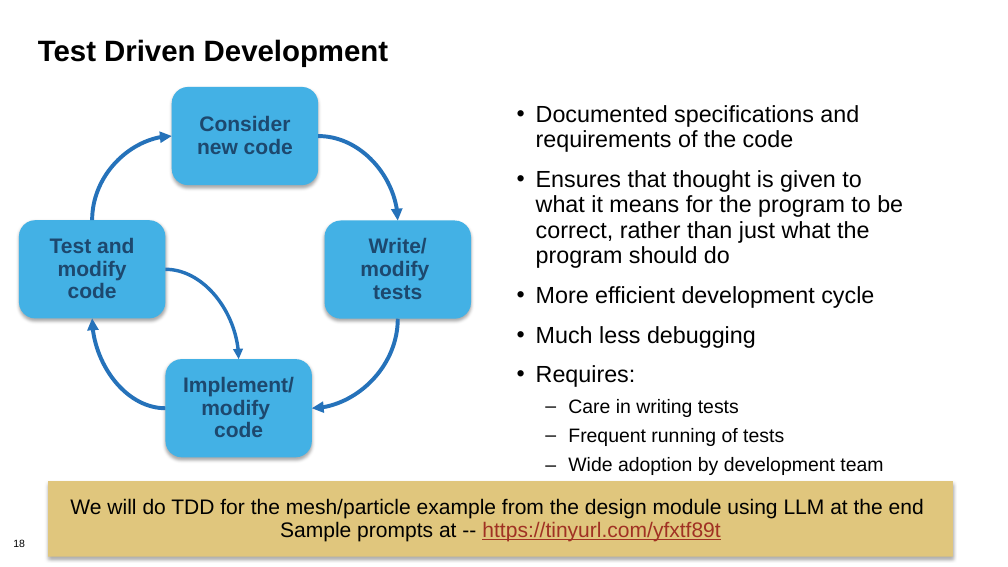
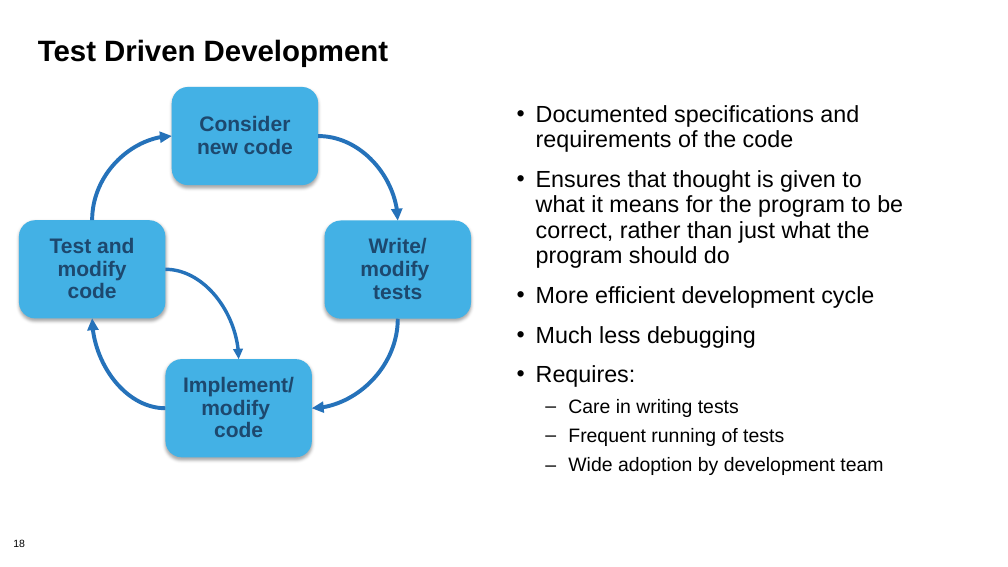
Before and after one commit to bssw-tutorial/presentations, a slide deck: slide 18 of testing.pptx. Drawn at 1008x567 pixels with LibreOffice and Linux fonts; fonts in the diff are those of the drawing. Boxes give left, top, right and bottom in pixels: in the first picture for what was removed or moved away, otherwise in the second. Text is boxed around its words. In the diff, an @@ line names an element or a change of style, - is before the commit and + after.

```diff
--- a/testing.pptx
+++ b/testing.pptx
@@ rectangle removed at box(48, 481, 953, 557) @@
-We will do TDD for the mesh/particle example from the design module using LLM at the end
-Sample prompts at -- https://tinyurl.com/yfxtf89t
```
Also in this commit, not shown: 3 other slides changed.
